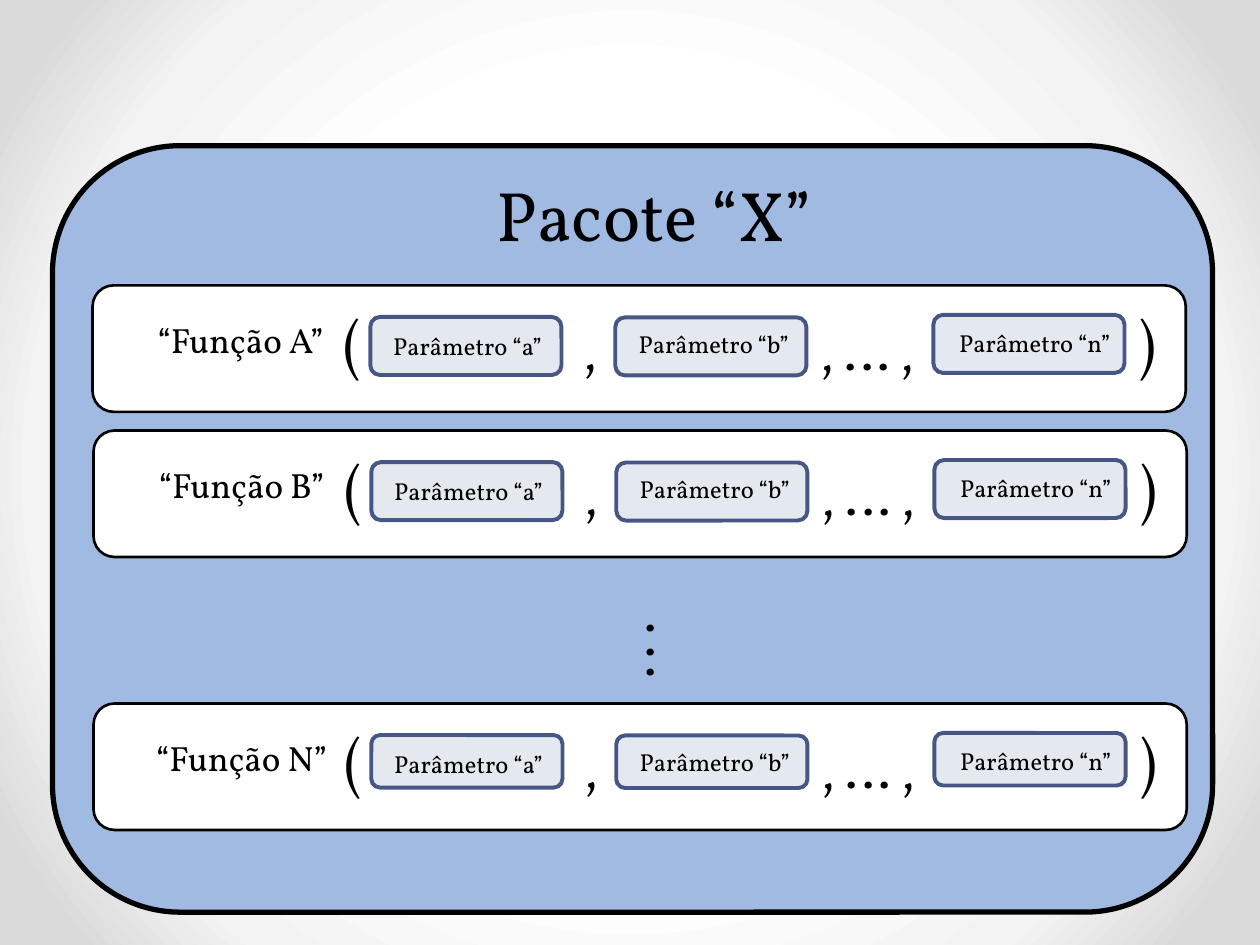
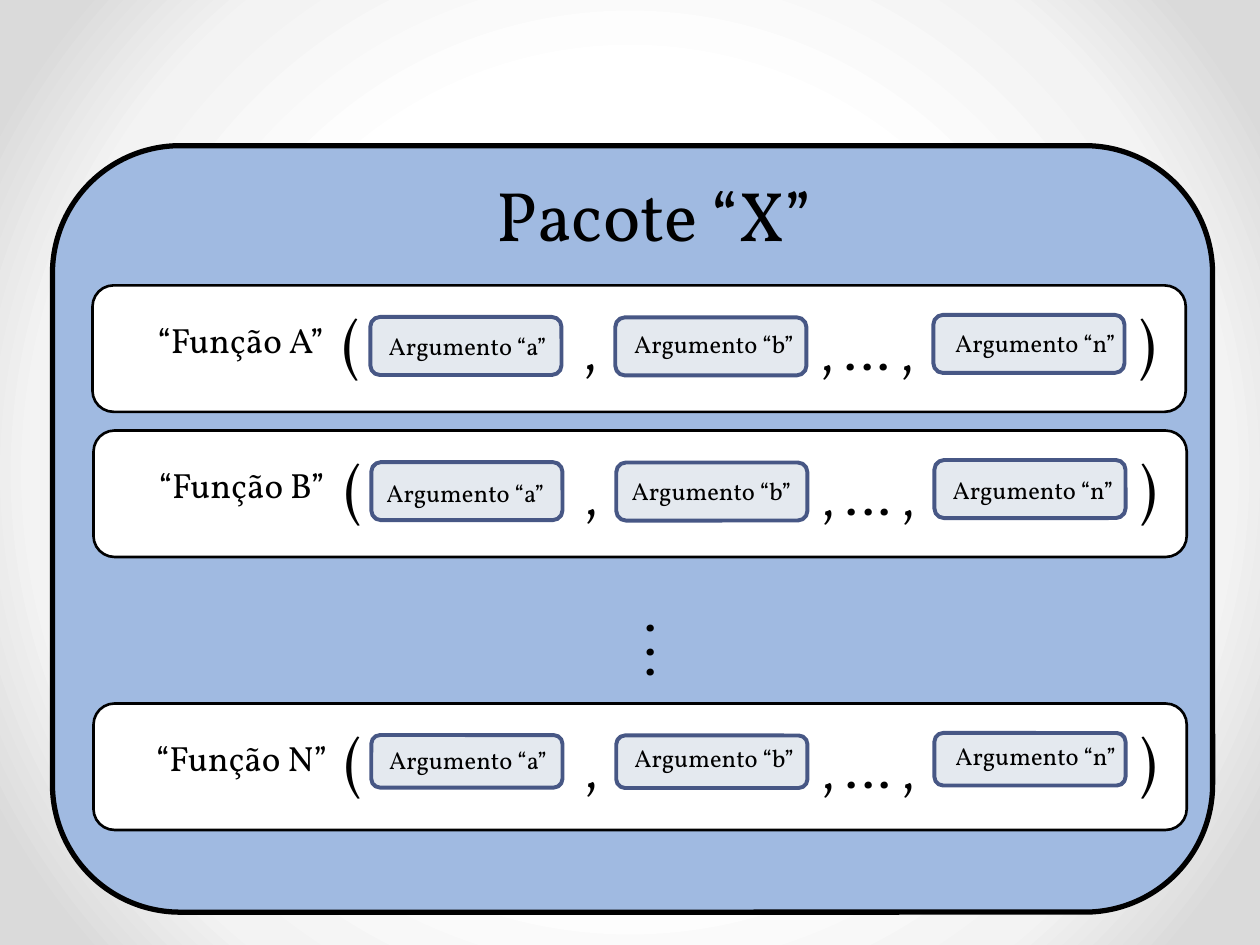
Before and after one commit to vanderfsouza/CursoR, a slide deck: slide 6 of Introdução ao R.pptx. Drawn at 1260x945 pixels with LibreOffice and Linux fonts; fonts in the diff are those of the drawing. Boxes give left, top, right and bottom in pixels: in the first picture for what was removed or moved away, otherwise in the second. Text is boxed around its words. In the diff, an @@ line names an element or a change of style, - is before the commit and + after.

```diff
--- a/Introdução ao R.pptx
+++ b/Introdução ao R.pptx
@@ text at bbox=[389, 337, 546, 361]: text changed @@
-Parâmetro “a”
+Argumento “a”
@@ text at bbox=[634, 335, 793, 359]: text changed @@
-Parâmetro “b”
+Argumento “b”
@@ text at bbox=[955, 334, 1115, 358]: text changed @@
-Parâmetro “n”
+Argumento “n”
@@ text at bbox=[386, 484, 544, 508]: text changed @@
-Parâmetro “a”
+Argumento “a”
@@ text at bbox=[632, 482, 791, 506]: text changed @@
-Parâmetro “b”
+Argumento “b”
@@ text at bbox=[953, 481, 1113, 505]: text changed @@
-Parâmetro “n”
+Argumento “n”
@@ text at bbox=[634, 749, 794, 773]: text changed @@
-Parâmetro “b”
+Argumento “b”
@@ text at bbox=[955, 747, 1116, 771]: text changed @@
-Parâmetro “n”
+Argumento “n”
@@ text at bbox=[389, 751, 546, 775]: text changed @@
-Parâmetro “a”
+Argumento “a”
```
